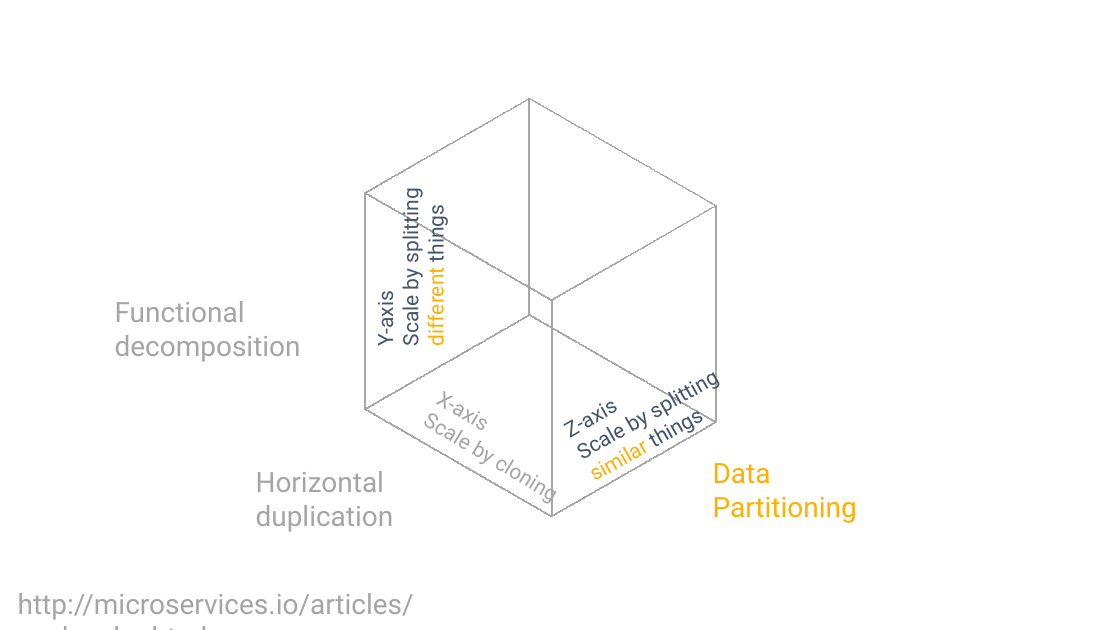
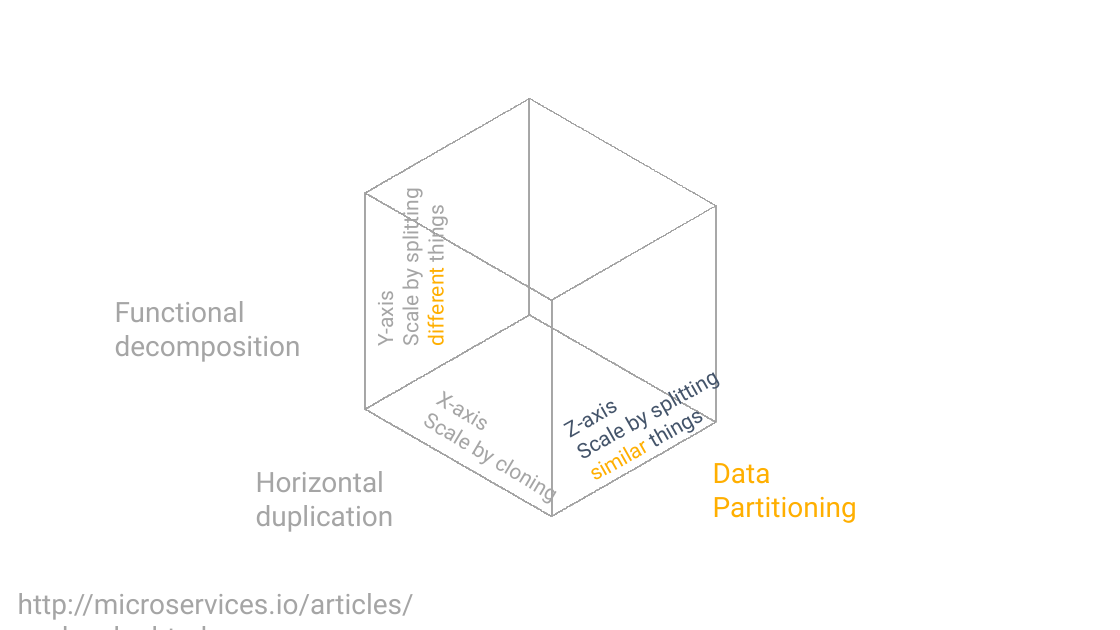
Before and after one commit to danielmarbach/Microservices.ServiceFabric, a slide deck: slide 16 of presentation.pptx (slide 14 before the commit). Drawn at 1120x630 pixels with LibreOffice and Linux fonts; fonts in the diff are those of the drawing. Boxes give left, top, right and bottom in pixels: in the first picture for what was removed or moved away, otherwise in the second. Text is boxed around its words. In the diff, an @@ line names an element or a change of style, - is before the commit and + after.

```diff
--- a/presentation.pptx
+++ b/presentation.pptx
@@ text "Y-axis" at (371,195,450,346): text colour #44546A to #A5A5A5 in "Y-axis", "Scale by splitting things" @@
```
Also in this commit, not shown: 7 slides added, 1 slide removed, 1 other file.
